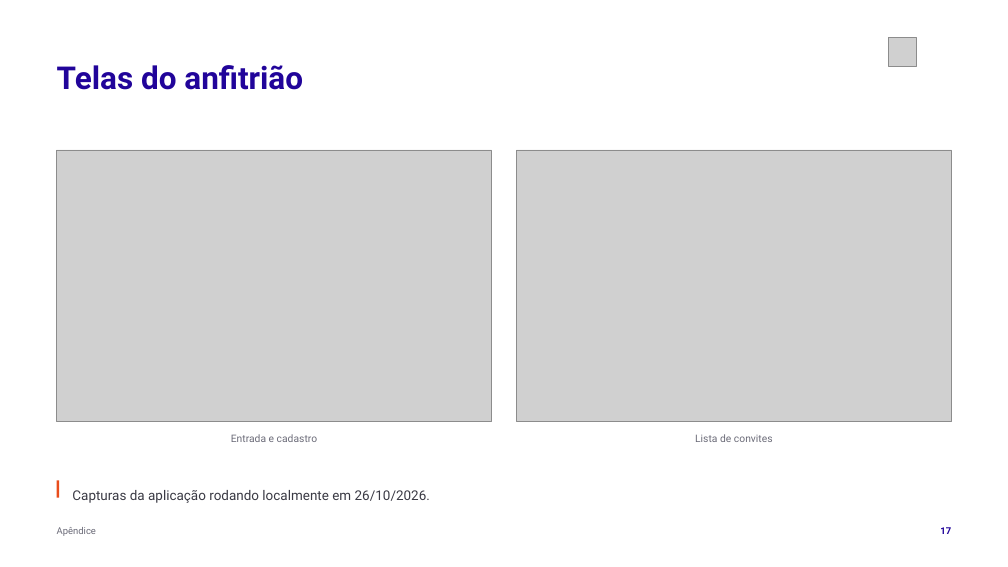
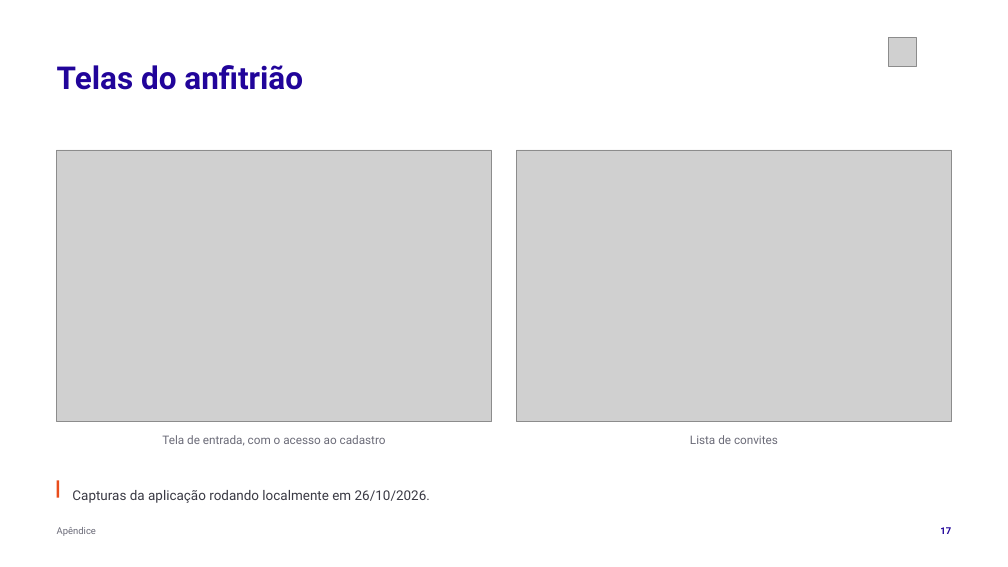
Before and after one commit to tcpassos/invite-app, a slide deck: slide 17 of trabalhos/T3-Apresentacao-Intermediaria.pptx. Drawn at 1008x567 pixels with LibreOffice and Linux fonts; fonts in the diff are those of the drawing; grey boxes stand for pictures. Boxes give left, top, right and bottom in pixels: in the first picture for what was removed or moved away, otherwise in the second. Text is boxed around its words. In the diff, an @@ line names an element or a change of style, - is before the commit and + after.

```diff
--- a/trabalhos/T3-Apresentacao-Intermediaria.pptx
+++ b/trabalhos/T3-Apresentacao-Intermediaria.pptx
@@ text at [162,435,386,446]: text changed; size 9.8 to 11.2 pt @@
-Entrada e cadastro
+Tela de entrada, com o acesso ao cadastro
@@ text "Lista de convites" at [690,435,778,444]: size 9.8 to 11.2 pt @@
```
Also in this commit, not shown: 15 other slides changed, 1 slide added, 7 other files.
